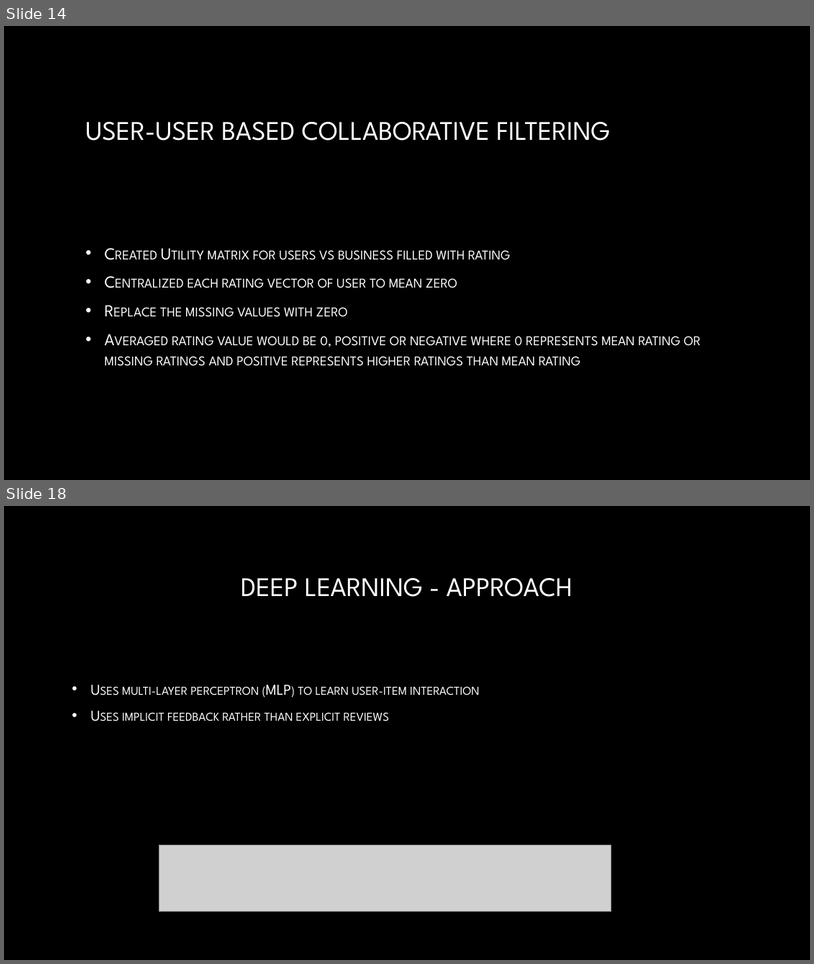
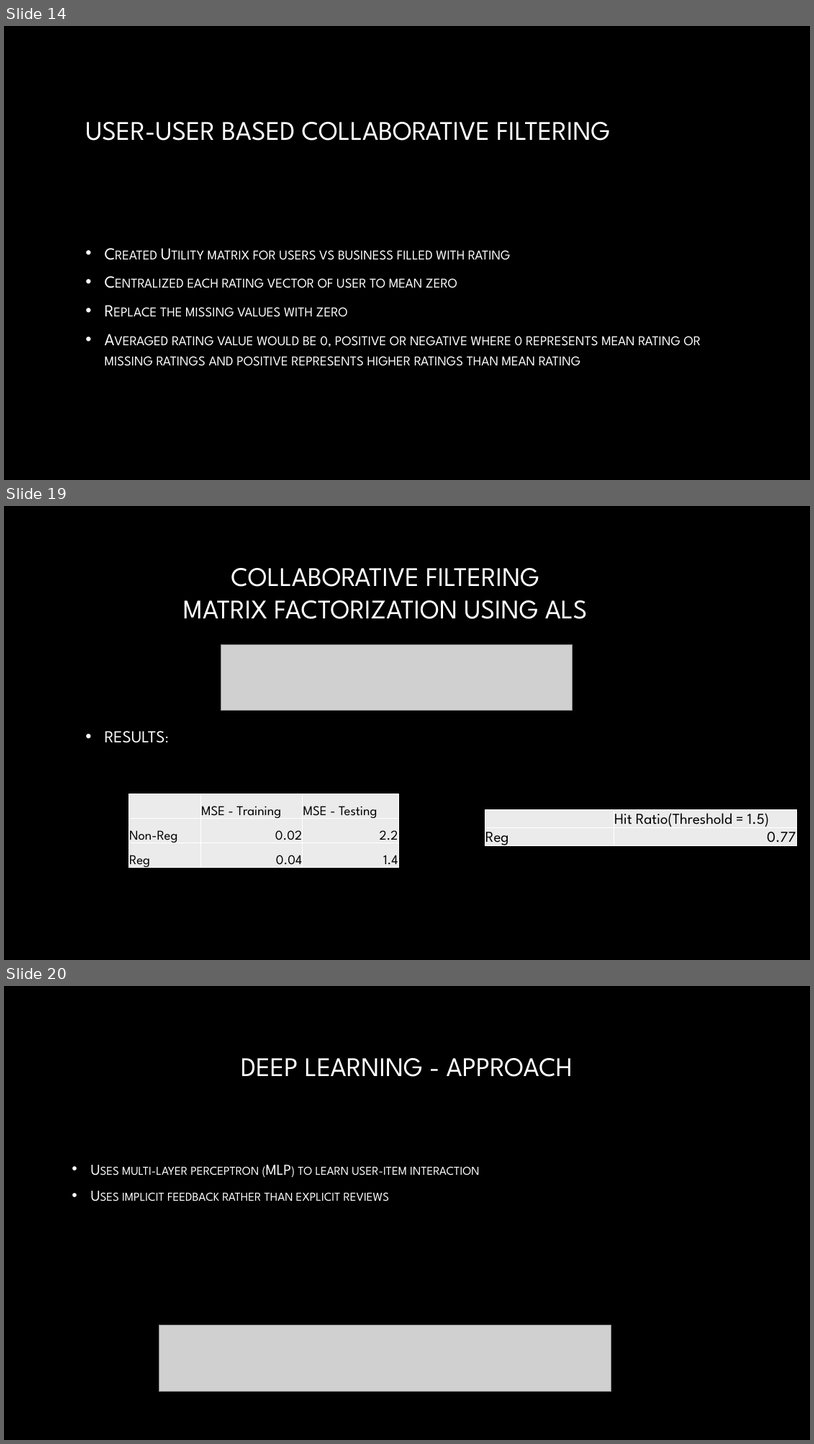
Before and after one commit to AbhayKasturia/YelpRecommendationSystem, a slide deck: Final_Presentation/draft_presentation.pptx. Shown one above the other, each under a label of ours: slides 14 and 18 before the commit, slides 14, 19 and 20 after it; the slides between them are not shown. The pictures are 814x964 and 814x1444 pixels, drawn with LibreOffice and Linux fonts; fonts in the diff are those of the drawing; grey boxes stand for pictures; background and template pictures are left out. Boxes give left, top, right and bottom in pixels: in the first picture for what was removed or moved away, otherwise in the second. Text is boxed around its words. In the diff, an @@ line names an element or a change of style, - is before the commit and + after.

```diff
--- a/Final_Presentation/draft_presentation.pptx
+++ b/Final_Presentation/draft_presentation.pptx
@@ slide 19 added at (x1=4, y1=506, x2=810, y2=960), background picture (left out) @@
@@ title added at (x1=183, y1=568, x2=588, y2=619), 32 pt, text gradient #FFFFFF to #A6A6A6 @@
+COLLABORATIVE FILTERING
+MATRIX FACTORIZATION USING ALS
@@ picture added at (x1=221, y1=644, x2=572, y2=710) @@
@@ text added at (x1=105, y1=731, x2=165, y2=743), 20 pt, text gradient #FFFFFF to #BFBFBF, small capitals @@
+• RESULTS:
@@ table added at (x1=129, y1=794, x2=399, y2=872), 3 rows, 3 columns @@
+ | MSE - Training | MSE - Testing
+Non-Reg | 0.02 | 2.2
+Reg | 0.04 | 1.4
@@ table added at (x1=486, y1=810, x2=797, y2=849), 2 rows, 2 columns @@
+ | Hit Ratio(Threshold = 1.5)
+Reg | 0.77
@@ what was slide 18 is now slide 20 @@
```
Also in this commit, not shown: 4 slides changed, 4 other slides added, 2 slides removed.
